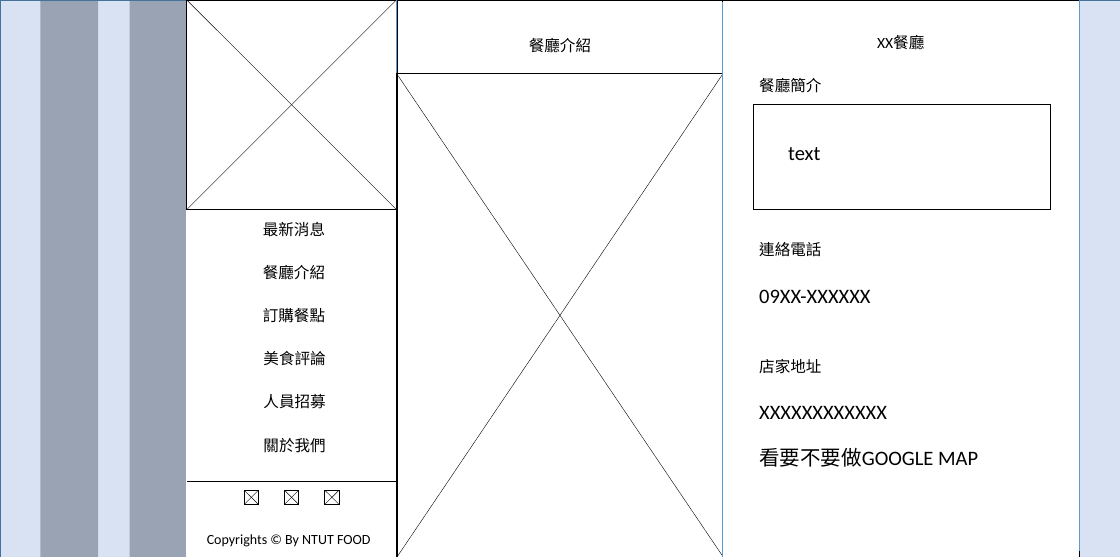
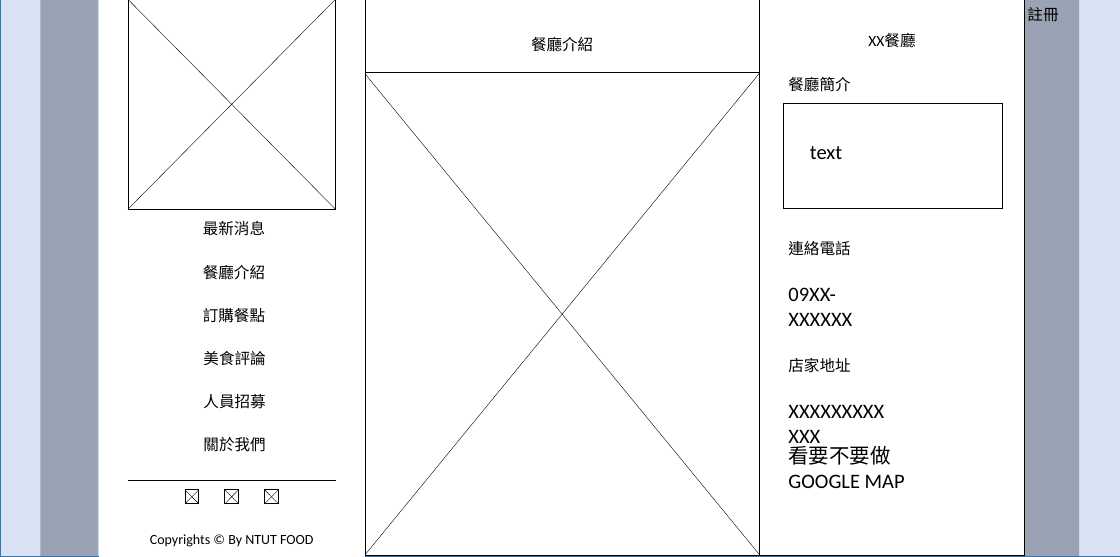
Before and after one commit to zxc22884/minterm, a slide deck: slide 14 of 主頁設計.pptx (slide 8 before the commit). Drawn at 1120x557 pixels with LibreOffice and Linux fonts; fonts in the diff are those of the drawing. Boxes give left, top, right and bottom in pixels: in the first picture for what was removed or moved away, otherwise in the second. Text is boxed around its words. In the diff, an @@ line names an element or a change of style, - is before the commit and + after.

```diff
--- a/主頁設計.pptx
+++ b/主頁設計.pptx
@@ rectangle added at <box>100,0,364,557</box>, fill #FFFFFF, outline #FFFFFF 1 pt @@
@@ line moved from (396, 0) - (396, 557) to (363, 0) - (363, 556) @@
@@ rectangle: place and size @@
-rectangle at <box>398,0,724,557</box>
+rectangle at <box>366,0,761,556</box>
@@ line removed from (722, 2) to (722, 557) @@
@@ line moved from (722, 0) - (722, 557) to (759, 0) - (759, 556) @@
@@ rectangle: place and size @@
-rectangle at <box>722,0,1079,557</box>
+rectangle at <box>760,0,1024,556</box>
@@ text "XX餐廳": place and size @@
-text "XX餐廳" at <box>877,35,924,49</box>
+text "XX餐廳" at <box>868,33,915,47</box>
@@ text added at <box>989,5,1058,26</box>, 20 pt, text #000000 @@
+登入|註冊
@@ line moved from (1079, 0) - (1079, 551) to (991, 0) - (991, 549) @@
@@ rectangle: place and size @@
-rectangle at <box>396,73,724,557</box>
+rectangle at <box>363,72,760,556</box>
@@ line moved from (396, 73) - (724, 557) to (363, 72) - (760, 556) @@
@@ line moved from (397, 557) - (724, 73) to (365, 556) - (760, 72) @@
@@ text "餐廳簡介": place and size @@
-text "餐廳簡介" at <box>759,78,821,93</box>
+text "餐廳簡介" at <box>788,77,850,92</box>
@@ rectangle: place and size @@
-rectangle at <box>754,105,1050,209</box>
+rectangle at <box>783,104,1003,208</box>
@@ text "text": place and size @@
-text "text" at <box>788,147,820,160</box>
+text "text" at <box>810,146,842,159</box>
@@ text "連絡電話": place and size @@
-text "連絡電話" at <box>759,242,821,257</box>
+text "連絡電話" at <box>788,241,850,256</box>
@@ text "09XX-XXXXXX" rewrapped from <box>759,289,870,303</box> to <box>788,287,852,326</box> @@
@@ text "店家地址": place and size @@
-text "店家地址" at <box>759,359,821,374</box>
+text "店家地址" at <box>788,358,850,373</box>
@@ text "XXXXXXXXXXXX" rewrapped from <box>759,406,887,419</box> to <box>783,395,892,426</box> @@
@@ text "看要不要做GOOGLE MAP" rewrapped from <box>759,448,978,467</box> to <box>788,446,905,488</box> @@
@@ 6 texts, 3 lines, 2 rectangles: place and size @@
-6 texts, 3 lines, 2 rectangles at <box>187,0,397,557</box>
+6 texts, 3 lines, 2 rectangles at <box>128,0,335,557</box>
@@ 2 lines, 1 rectangle: place and size @@
-2 lines, 1 rectangle at <box>325,491,339,505</box>
+2 lines, 1 rectangle at <box>185,490,199,504</box>
@@ 4 lines, 2 rectangles: place and size @@
-4 lines, 2 rectangles at <box>244,491,298,505</box>
+4 lines, 2 rectangles at <box>225,490,278,504</box>
@@ text "Copyrights © By NTUT FOOD": place and size @@
-text "Copyrights © By NTUT FOOD" at <box>207,534,370,547</box>
+text "Copyrights © By NTUT FOOD" at <box>150,534,313,547</box>
```
Also in this commit, not shown: 6 other slides changed, 7 slides added, 12 other files.
